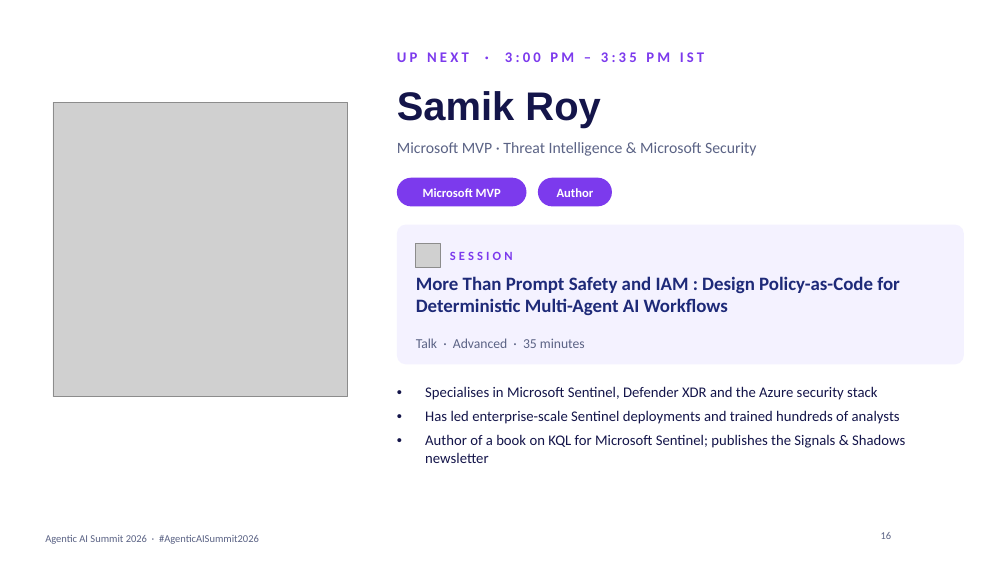
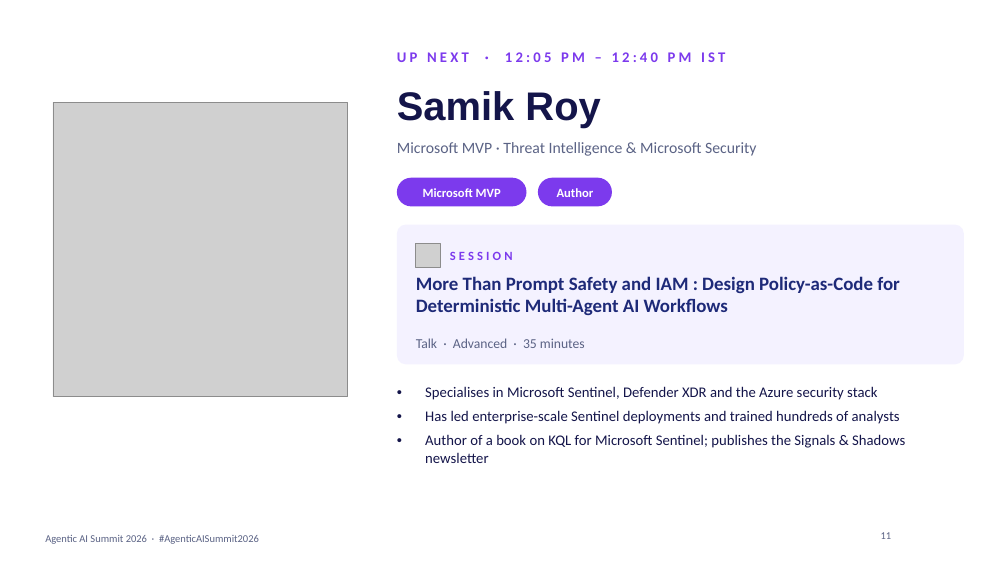
Before and after one commit to prathapm14/agentic-ai-summit-2026, a slide deck: slide 11 of slides/agentic-ai-summit-2026-host-deck.pptx (slide 16 before the commit). Drawn at 1008x567 pixels with LibreOffice and Linux fonts; fonts in the diff are those of the drawing; grey boxes stand for pictures; background and template pictures are left out. Boxes give left, top, right and bottom in pixels: in the first picture for what was removed or moved away, otherwise in the second. Text is boxed around its words. In the diff, an @@ line names an element or a change of style, - is before the commit and + after.

```diff
--- a/slides/agentic-ai-summit-2026-host-deck.pptx
+++ b/slides/agentic-ai-summit-2026-host-deck.pptx
@@ text at (397,52,725,62): text changed @@
-UP NEXT · 3:00 PM – 3:35 PM IST
+UP NEXT · 12:05 PM – 12:40 PM IST
@@ page number at (881,532,892,539): text changed @@
-16
+11
```
Also in this commit, not shown: 9 other slides changed, 25 other files.
